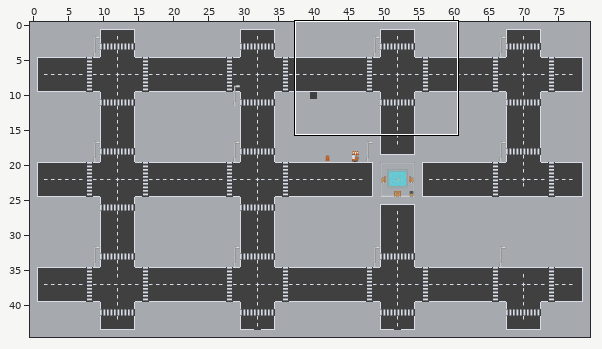
Level history. Tiled map: assets/Spritesheet/map.tmx. The picture above shows the old version from afar; the outline marks the close-up.
Close-up. Before the commit:
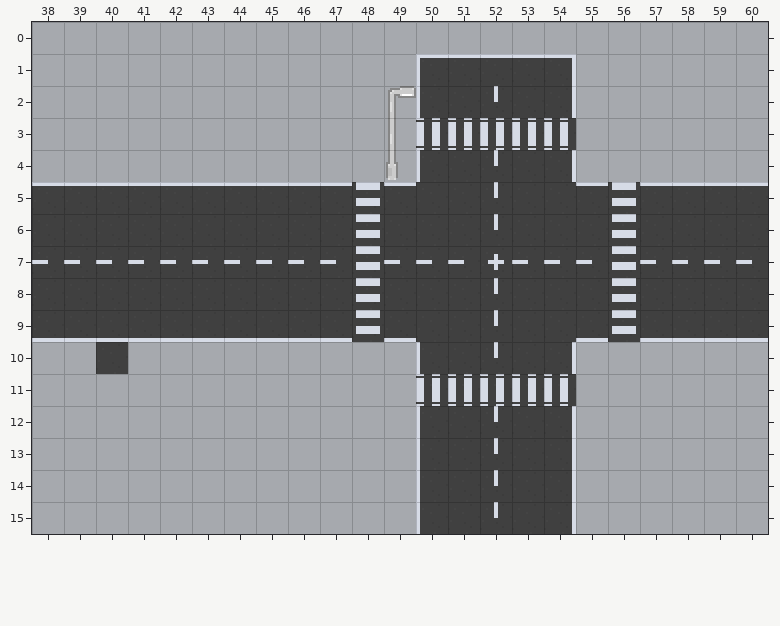
Cells are 16x16 px. Shown: x 38..60, y 0..15. The commit also changed other parts of the map, which this record leaves out.
New version:
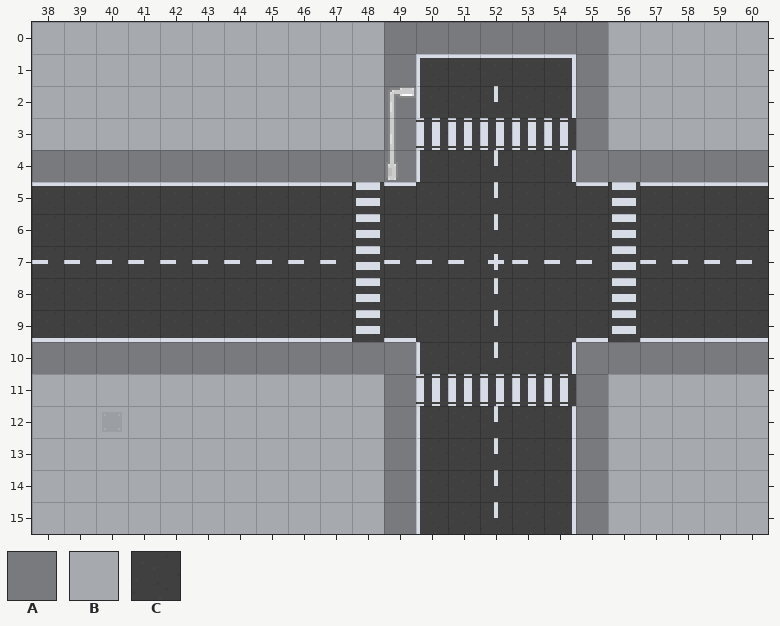
Key: from "roguelikeCity_magenta": A 14, B 22, C 714.
_ is an empty cell, . an unchanged one.
The edit:
--- layer "Calque de Tuiles 1"
@@ x 38..60 @@
- 0 ...........BBBBBBB.....
- 1 ...........B.....B.....
- 2 ...........B.....B.....
- 3 ...........B.....B.....
- 4 BBBBBBBBBBBB.....BBBBBB
+ 0 ...........AAAAAAA.....
+ 1 ...........A.....A.....
+ 2 ...........A.....A.....
+ 3 ...........A.....A.....
+ 4 AAAAAAAAAAAA.....AAAAAA
@@ x 38..60 @@
-10 BBCBBBBBBBBB.....BBBBBB
-11 ...........B.....B.....
-12 ...........B.....B.....
-13 ...........B.....B.....
-14 ...........B.....B.....
-15 ...........B.....B.....
+10 AAAAAAAAAAAA.....AAAAAA
+11 ...........A.....A.....
+12 ...........A.....A.....
+13 ...........A.....A.....
+14 ...........A.....A.....
+15 ...........A.....A.....
Changed places in both close-ups, as pixel boxes (x1, y1, x2, y2):
changed: (32, 22, 768, 182)
changed: (32, 342, 416, 534)
changed: (576, 342, 768, 534)
